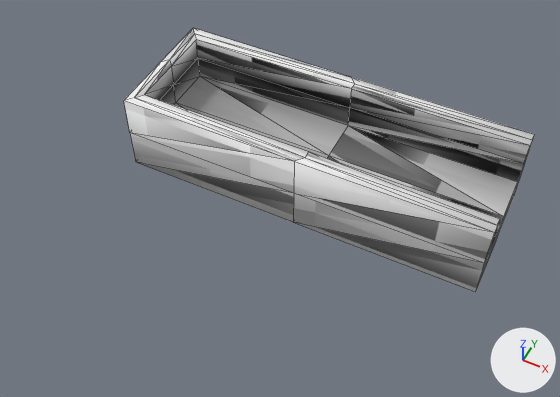
What one commit did to the glTF model resources/shape-6.glb.
The view is the same before and after, from a 50 mm camera at (0.545, -0.971, 1.073) aimed at (0.135, -0.151, 0.048). Arrows for +X, +Y and +Z are at lower right; the lights stay in place. Mesh edges are drawn as thin lines. Vertices at the same position are counted once.

Objects in the first picture: 'defaultobject'.
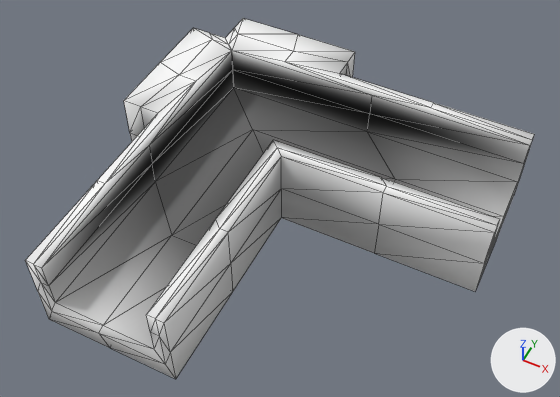
Location of each change, (x1, y1, x2, y2) in pixels of the pictures (560 x 397 px):
'defaultobject', reshaped (24% wider, 37% taller): before (124, 28, 534, 291); after (25, 18, 534, 379)
part 1 of me_defaultobject, built on: before (124, 28, 529, 290); after (25, 18, 529, 379)
part 2 of me_defaultobject, surface changed: (125, 31, 529, 289) in both
part 3 of me_defaultobject, recoloured (grey to white): before (170, 29, 529, 269); after (194, 28, 529, 269)

The edits, one by one:
me_defaultobject is used by ob_defaultobject; location (0.0, 0.0, 0.0).
me_defaultobject had 58 vertices, 112 faces and spanned x -0.2..0.5, y -0.125..0.125, z -0.038..0.125.
me_defaultobject now has 154 vertices, 304 faces and spans x -0.2..0.5, y -0.5..0.2, z -0.038..0.125.
Part 1, on me_defaultobject:
19 vertices are removed from x -0.175..0.163, y -0.125..0.125, z -0.038..0.125.
70 faces are deleted.
9 vertices move from x -0.187..0.163, y -0.109..0.109, z 0.031..0.125 to x -0.162..0.312, y -0.125..0.125, z 0.031..0.125.
44 vertices are added at x -0.109..0.203, y -0.5..0.147, z -0.003..0.125.
7 new vertices lie (-0.188, 0.0, 0.0) away from vertices in x 0.5, y -0.125..0.125, z -0.038..0.125.
7 new vertices lie (-0.187, 0.0, 0.0) away from vertices in x 0.163..0.312, y -0.125..0.125, z -0.038..0.125.
7 new vertices lie (0.038, 0.0, 0.0) away from vertices in x -0.2..-0.187, y -0.125..0.125, z -0.038..0.125.
7 new vertices lie (0.037, 0.0, 0.0) away from vertices in x -0.187..-0.162, y -0.125..0.125, z -0.038..0.125.
6 new vertices lie (0.0, -0.187, 0.0) away from vertices in x -0.125..0.125, y -0.125, z -0.038..0.125.
6 new vertices lie (0.0, -0.188, 0.0) away from vertices in x -0.125..0.125, y -0.312, z -0.038..0.125.
6 new vertices lie (0.0, 0.037, 0.0) away from vertices in x -0.125..0.125, y 0.125, z -0.038..0.125.
6 new vertices lie (0.0, 0.038, 0.0) away from vertices in x -0.125..0.125, y 0.162, z -0.038..0.125.
9 new vertices lie (-0.125, 0.0, 0.0) away from vertices in x 0.125, y -0.5..0.2, z -0.038..0.125.
5 new vertices lie (-0.203, 0.0, 0.0) away from vertices in x 0.163..0.5, y -0.109..0.0, z 0.031..0.125.
5 new vertices lie (0.0, 0.0, 0.047) away from vertices in x -0.094..0.094, y -0.094..0.094, z 0.031..0.078.
262 new faces join them.
me_defaultobject part 2: 42 kept faces spanning x -0.2..0.5, y -0.125..0.125, z -0.038..0.125 get new texture (UV) coordinates.
me_defaultobject part 3: 12 kept faces spanning x -0.2..0.5, y -0.125..0.125, z -0.038..0.125 get new vertex colours.
